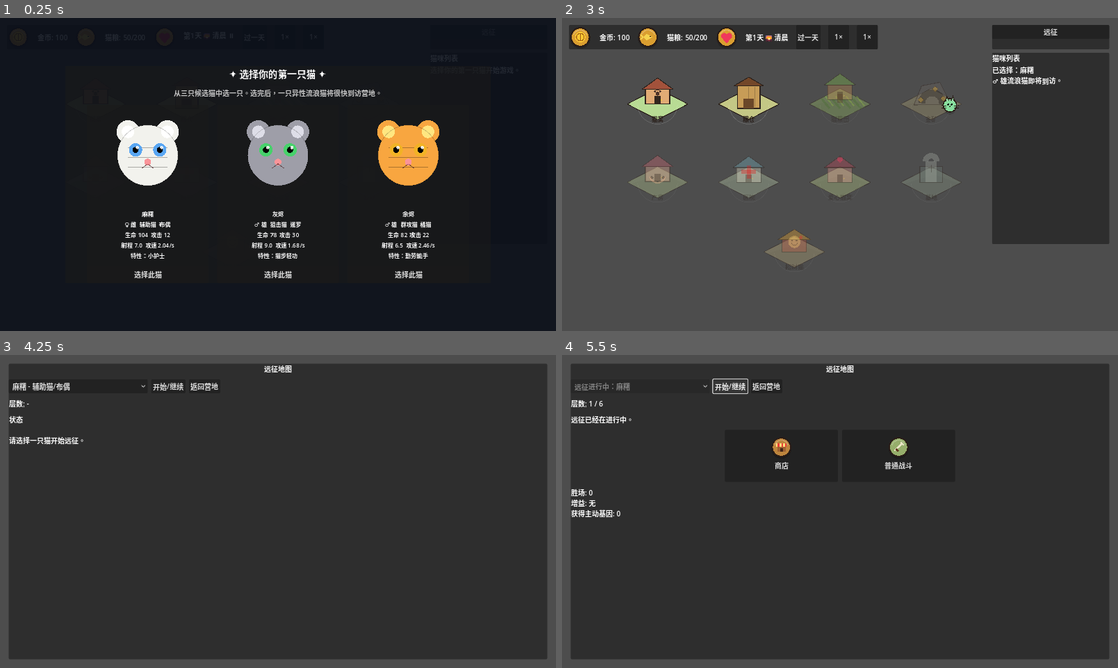
Above: before the commit, frames 1-4 (two rows, left to right).
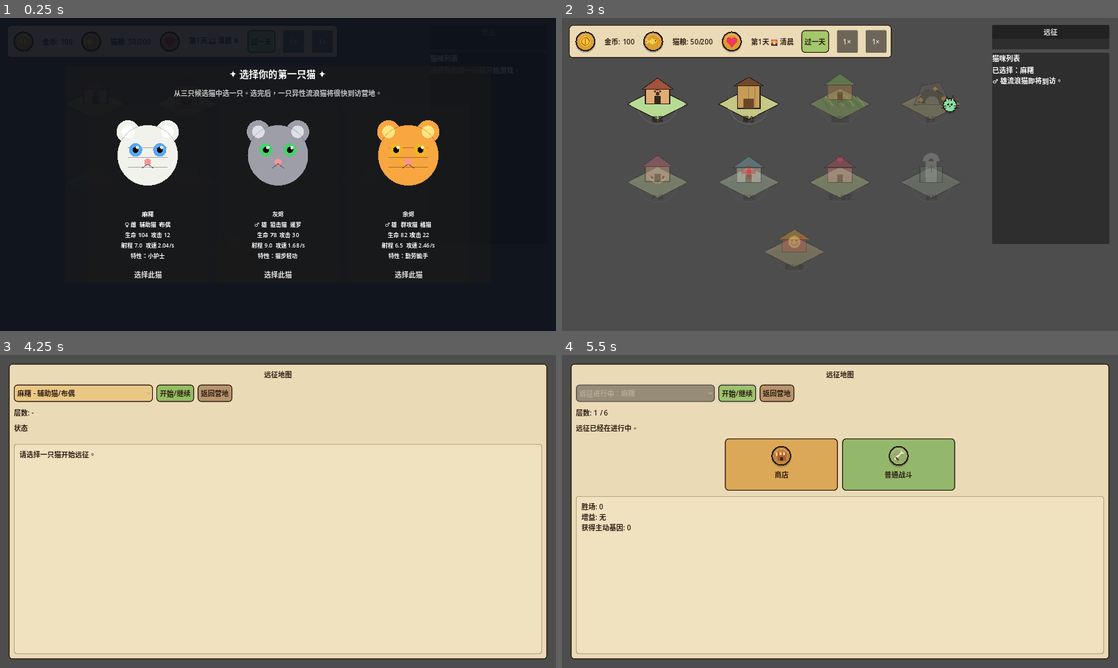
Above: after the commit, the same moments.

Repository: chriszcc1021/superMaomao
Game: Godot game, scene res://scenes/camp/CampScene.tscn
Same seed, same stepped clock (60 frames per second), same inputs: the game is played once before the commit and once after it.
Inputs:
- Up to frame 1 (0.25 s): no input
- Up to frame 2 (3 s): click "过一天" at 0.5 s; click "1×" at 1.25 s; click "1×" at 2 s; click "选择此猫" at 2.75 s
- Up to frame 3 (4.25 s): click "远征" at 3.5 s
- Up to frame 4 (5.5 s): click "开始/继续" at 4.25 s; click "开始/继续" at 5 s

The runs differ from the first frame. In frame 2, 5.9% of the frame differs, in the area x 1-60%, y 2-13%; in frame 3, 90%, in the area x 1-99%, y 2-98%; in frame 4, 90%.

Commit message:
art: skin core UI surfaces

Diff:
--- a/scenes/battle/ui/BattleHUD.gd
+++ b/scenes/battle/ui/BattleHUD.gd
@@ -1,5 +1,8 @@
 extends Control
 
+const UISkin := preload("res://scenes/common/UISkin.gd")
+
+@onready var _panel: PanelContainer = $Panel
 @onready var _hp_label: Label = $Panel/VBox/HpLabel
 @onready var _xp_label: Label = $Panel/VBox/XpLabel
 @onready var _level_label: Label = $Panel/VBox/LevelLabel
@@ -17,12 +20,19 @@
 const CARDS_LABEL_MIN_SIZE := Vector2(310.0, 96.0)
 
 func _ready() -> void:
+	_apply_skin()
 	_build_stat_bars()
 	_cards_label.custom_minimum_size = CARDS_LABEL_MIN_SIZE
 	_cards_label.fit_content = false
 	_cards_label.scroll_active = true
 	@warning_ignore("int_as_enum_without_cast")
 	_cards_label.autowrap_mode = TextServer.AUTOWRAP_WORD_SMART
+
+func _apply_skin() -> void:
+	UISkin.apply_panel(_panel, true)
+	for label: Label in [_hp_label, _xp_label, _level_label, _timer_label]:
+		UISkin.apply_label(label, Color(0.98, 0.92, 0.78, 1.0))
+	UISkin.apply_rich_text(_cards_label, true)
 
 func _build_stat_bars() -> void:
 	var vbox: VBoxContainer = $Panel/VBox
--- a/scenes/battle/ui/CardSelectUI.gd
+++ b/scenes/battle/ui/CardSelectUI.gd
@@ -3,11 +3,13 @@
 const CardData := preload("res://resources/CardData.gd")
 const GameConstants := preload("res://data/constants.gd")
 const ArtIcon := preload("res://scenes/common/ArtIcon.gd")
+const UISkin := preload("res://scenes/common/UISkin.gd")
 
 signal card_chosen(card: CardData)
 
 @onready var _title: Label = $Panel/VBox/Title
 @onready var _desc: Label = $Panel/VBox/Desc
+@onready var _panel: PanelContainer = $Panel
 @onready var _option_a: Button = $Panel/VBox/OptionA
 @onready var _option_b: Button = $Panel/VBox/OptionB
 @onready var _option_c: Button = $Panel/VBox/OptionC
@@ -17,6 +19,7 @@
 
 func _ready() -> void:
 	visible = false
+	_apply_skin()
 	_configure_text_layout()
 	_build_option_icons()
 	_option_a.pressed.connect(_on_option_pressed.bind(0))
@@ -45,6 +48,7 @@
 	button.disabled = false
 	var rarity_text: String = str(GameConstants.RARITY_DISPLAY_ZH.get(card.rarity, card.rarity))
 	button.text = "      %s【%s】\n      %s" % [card.card_name, rarity_text, card.description]
+	UISkin.apply_card_button(button, card.rarity)
 	if idx < _option_icons.size():
 		_option_icons[idx].setup(card.id if not card.id.is_empty() else card.card_type, card.rarity)
 
@@ -70,3 +74,10 @@
 		icon.position = Vector2(14.0, 34.0)
 		button.add_child(icon)
 		_option_icons.append(icon)
+
+func _apply_skin() -> void:
+	UISkin.apply_panel(_panel, true)
+	UISkin.apply_label(_title, Color(1.0, 0.86, 0.42, 1.0))
+	UISkin.apply_label(_desc, Color(0.94, 0.9, 0.8, 1.0))
+	for button: Button in [_option_a, _option_b, _option_c]:
+		UISkin.apply_card_button(button, "grey")
--- /dev/null
+++ b/scenes/camp/ui/CampHUD.gd
@@ -0,0 +1,14 @@
+extends PanelContainer
+
+const UISkin := preload("res://scenes/common/UISkin.gd")
+
+@onready var _coins_label: Label = $HBox/CoinsLabel
+@onready var _food_label: Label = $HBox/CatFoodLabel
+@onready var _day_label: Label = $HBox/DayLabel
+@onready var _next_day_button: Button = $HBox/NextDayButton
+
+func _ready() -> void:
+	UISkin.apply_panel(self)
+	for label: Label in [_coins_label, _food_label, _day_label]:
+		UISkin.apply_label(label)
+	UISkin.apply_button(_next_day_button, Color(0.64, 0.78, 0.42, 1.0))
--- a/scenes/camp/ui/CampHUD.tscn
+++ b/scenes/camp/ui/CampHUD.tscn
@@ -1,12 +1,14 @@
-[gd_scene load_steps=2 format=3]
+[gd_scene load_steps=3 format=3]
 
 [ext_resource type="Script" path="res://scenes/common/ArtIcon.gd" id="1"]
+[ext_resource type="Script" path="res://scenes/camp/ui/CampHUD.gd" id="2"]
 
 [node name="CampHUD" type="PanelContainer"]
 offset_left = 16.0
 offset_top = 16.0
 offset_right = 620.0
 offset_bottom = 72.0
+script = ExtResource("2")
 
 [node name="HBox" type="HBoxContainer" parent="."]
 layout_mode = 2
--- /dev/null
+++ b/scenes/common/UISkin.gd
@@ -0,0 +1,75 @@
+class_name UISkin
+extends RefCounted
+
+const INK := Color(0.18, 0.12, 0.08, 1.0)
+const PANEL_BG := Color(0.96, 0.89, 0.74, 0.94)
+const PANEL_DARK := Color(0.22, 0.18, 0.14, 0.88)
+const BUTTON_BG := Color(0.88, 0.68, 0.42, 1.0)
+
+static func panel(bg: Color = PANEL_BG, border: Color = INK, radius: int = 8) -> StyleBoxFlat:
+	var style := StyleBoxFlat.new()
+	style.bg_color = bg
+	style.border_color = border
+	style.set_border_width_all(2)
+	style.set_corner_radius_all(radius)
+	style.set_content_margin_all(12.0)
+	return style
+
+static func dark_panel() -> StyleBoxFlat:
+	return panel(PANEL_DARK, Color(0.08, 0.06, 0.05, 1.0), 8)
+
+static func button(base: Color = BUTTON_BG, border: Color = INK, radius: int = 8) -> StyleBoxFlat:
+	var style := StyleBoxFlat.new()
+	style.bg_color = base
+	style.border_color = border
+	style.set_border_width_all(2)
+	style.set_corner_radius_all(radius)
+	style.set_content_margin_all(8.0)
+	return style
+
+static func apply_panel(control: Control, dark: bool = false) -> void:
+	if control == null:
+		return
+	control.add_theme_stylebox_override("panel", dark_panel() if dark else panel())
+
+static func apply_button(button_node: BaseButton, base: Color = BUTTON_BG) -> void:
+	if button_node == null:
+		return
+	button_node.add_theme_stylebox_override("normal", button(base))
+	button_node.add_theme_stylebox_override("hover", button(base.lightened(0.08)))
+	button_node.add_theme_stylebox_override("pressed", button(base.darkened(0.12)))
+	button_node.add_theme_stylebox_override("disabled", button(Color(0.45, 0.42, 0.36, 0.7), Color(0.24, 0.22, 0.2, 0.8)))
+	button_node.add_theme_color_override("font_color", INK)
+	button_node.add_theme_color_override("font_hover_color", INK.darkened(0.1))
+	button_node.add_theme_color_override("font_pressed_color", Color.WHITE)
+	button_node.add_theme_color_override("font_disabled_color", Color(0.7, 0.67, 0.6, 1.0))
+
+static func apply_card_button(button_node: Button, rarity: String) -> void:
+	var color := rarity_color(rarity)
+	apply_button(button_node, color.lerp(Color.WHITE, 0.18))
+	button_node.add_theme_stylebox_override("normal", button(Color(0.22, 0.18, 0.15, 0.94), color, 8))
+	button_node.add_theme_stylebox_override("hover", button(Color(0.3, 0.24, 0.2, 0.98), color.lightened(0.2), 8))
+	button_node.add_theme_stylebox_override("pressed", button(Color(0.16, 0.13, 0.11, 1.0), color.darkened(0.12), 8))
+	button_node.add_theme_color_override("font_color", Color(0.98, 0.93, 0.82, 1.0))
+	button_node.add_theme_color_override("font_hover_color", Color.WHITE)
+
+static func rarity_color(rarity: String) -> Color:
+	match rarity:
+		"blue":
+			return Color(0.3, 0.58, 0.95, 1.0)
+		"purple":
+			return Color(0.72, 0.38, 0.95, 1.0)
+		"green":
+			return Color(0.35, 0.76, 0.4, 1.0)
+	return Color(0.72, 0.72, 0.66, 1.0)
+
+static func apply_label(label: Label, color: Color = INK) -> void:
+	if label == null:
+		return
+	label.add_theme_color_override("font_color", color)
+
+static func apply_rich_text(text: RichTextLabel, dark: bool = false) -> void:
+	if text == null:
+		return
+	text.add_theme_stylebox_override("normal", panel(Color(0.98, 0.93, 0.82, 0.35), Color(0.35, 0.25, 0.18, 0.35), 6))
+	text.add_theme_color_override("default_color", Color(0.94, 0.9, 0.8, 1.0) if dark else INK)
--- a/scenes/expedition/ExpeditionMapUI.gd
+++ b/scenes/expedition/ExpeditionMapUI.gd
@@ -6,10 +6,13 @@
 const CatData           := preload("res://resources/CatData.gd")
 const GameConsts        := preload("res://data/constants.gd")
 const ArtIcon           := preload("res://scenes/common/ArtIcon.gd")
+const UISkin            := preload("res://scenes/common/UISkin.gd")
 const CAMP_SCENE_PATH   := "res://scenes/camp/CampScene.tscn"
+@onready var _panel: PanelContainer = $Panel
 @onready var _cat_option: OptionButton = $Panel/VBox/SetupRow/CatOption
 @onready var _start_button: Button = $Panel/VBox/SetupRow/StartButton
 @onready var _back_button: Button = $Panel/VBox/SetupRow/BackToCampButton
+@onready var _title_label: Label = $Panel/VBox/Title
 @onready var _layer_label: Label = $Panel/VBox/LayerLabel
 @onready var _status_label: Label = $Panel/VBox/StatusLabel
 @onready var _node_row: HBoxContainer = $Panel/VBox/NodeRow
@@ -21,6 +24,7 @@
 
 func _ready() -> void:
 	randomize()
+	_apply_skin()
 	if not _start_button.pressed.is_connected(_on_start_pressed):
 		_start_button.pressed.connect(_on_start_pressed)
 	if not _back_button.pressed.is_connected(_on_back_pressed):
@@ -152,6 +156,7 @@
 		var button := Button.new()
 		button.custom_minimum_size = Vector2(260.0, 120.0)
 		button.text = "\n\n" + str(node_data.get("label", "节点"))
+		UISkin.apply_button(button, _node_color(str(node_data.get("type", "battle_normal"))))
 		button.pressed.connect(_on_node_pressed.bind(idx))
 		_node_row.add_child(button)
 		var icon := ArtIcon.new()
@@ -159,6 +164,28 @@
 		icon.size = Vector2(52.0, 52.0)
 		icon.position = Vector2(104.0, 14.0)
 		button.add_child(icon)
+
+func _apply_skin() -> void:
+	UISkin.apply_panel(_panel)
+	UISkin.apply_button(_start_button, Color(0.58, 0.74, 0.38, 1.0))
+	UISkin.apply_button(_back_button, Color(0.72, 0.58, 0.42, 1.0))
+	UISkin.apply_button(_cat_option, Color(0.92, 0.78, 0.52, 1.0))
+	UISkin.apply_label(_title_label)
+	UISkin.apply_label(_layer_label)
+	UISkin.apply_label(_status_label)
+	UISkin.apply_rich_text(_log_text)
+
+func _node_color(node_type: String) -> Color:
+	match node_type:
+		"battle_elite":
+			return Color(0.66, 0.48, 0.86, 1.0)
+		"battle_boss":
+			return Color(0.86, 0.38, 0.32, 1.0)
+		"event_question":
+			return Color(0.42, 0.66, 0.86, 1.0)
+		"shop":
+			return Color(0.86, 0.66, 0.34, 1.0)
+	return Color(0.58, 0.72, 0.42, 1.0)
 
 func _clear_nodes() -> void:
 	for child: Node in _node_row.get_children():
Not shown, changed: docs/美术制作清单.md
